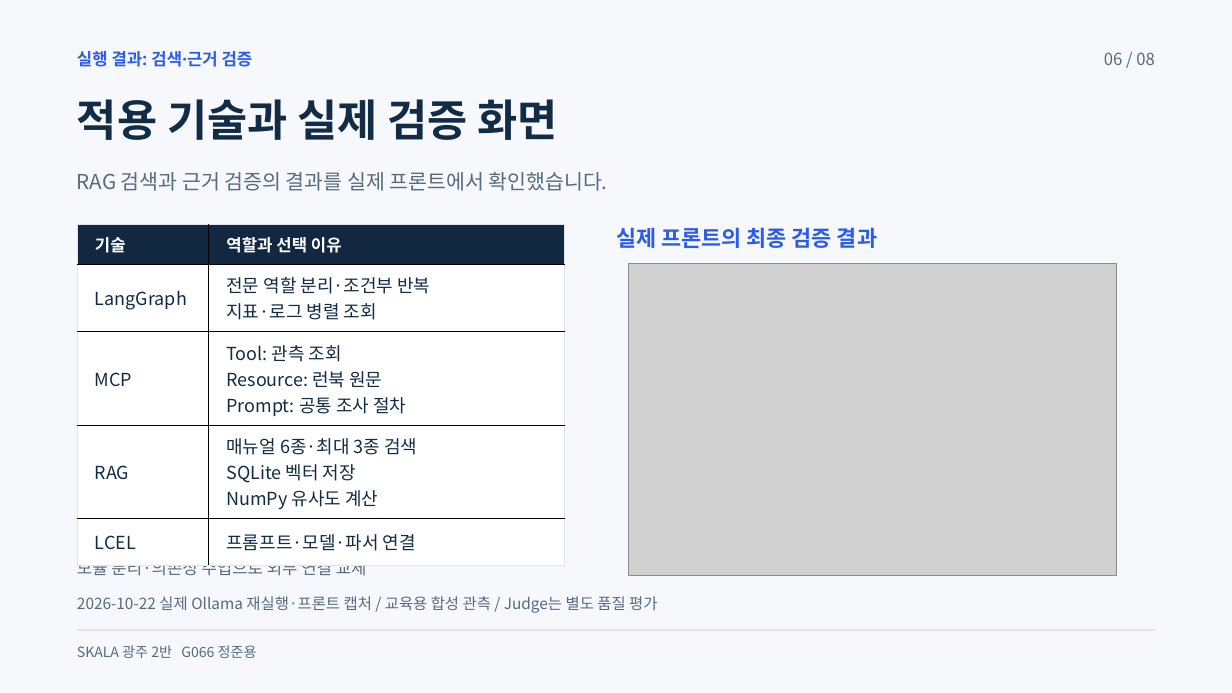
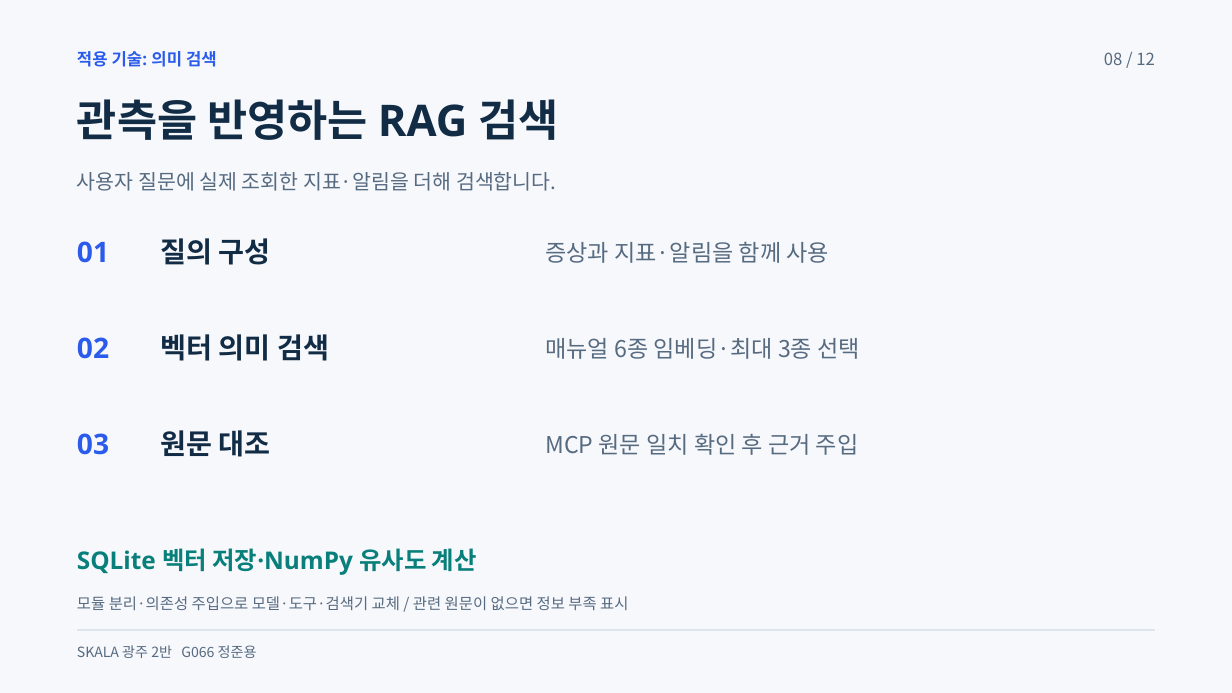
Before and after one commit to beshurl/skala-ai-mini-project, a slide deck: slide 8 of doc/presentation/운영진단_에이전트_5분발표.pptx (slide 6 before the commit). Drawn at 1232x693 pixels with LibreOffice and Linux fonts; fonts in the diff are those of the drawing; grey boxes stand for pictures. Boxes give left, top, right and bottom in pixels: in the first picture for what was removed or moved away, otherwise in the second. Text is boxed around its words. In the diff, an @@ line names an element or a change of style, - is before the commit and + after.

```diff
--- a/doc/presentation/운영진단_에이전트_5분발표.pptx
+++ b/doc/presentation/운영진단_에이전트_5분발표.pptx
@@ text at <box>77,51,217,67</box>: text changed @@
-실행 결과: 검색·근거 검증
+적용 기술: 의미 검색
@@ text at <box>1104,52,1155,65</box>: text changed @@
-06 / 08
+08 / 12
@@ text at <box>77,99,559,140</box>: text changed @@
-적용 기술과 실제 검증 화면
+관측을 반영하는 RAG 검색
@@ text at <box>77,172,556,191</box>: text changed @@
-RAG 검색과 근거 검증의 결과를 실제 프론트에서 확인했습니다.
+사용자 질문에 실제 조회한 지표·알림을 더해 검색합니다.
@@ table removed at <box>77,225,565,555</box>, 5 rows, 2 columns @@
-기술 | 역할과 선택 이유
-LangGraph | 전문 역할 분리·조건부 반복 / 지표·로그 병렬 조회
-MCP | Tool: 관측 조회 / Resource: 런북 원문 / Prompt: 공통 조사 절차
-RAG | 매뉴얼 6종·최대 3종 검색 / SQLite 벡터 저장 / NumPy 유사도 계산
-LCEL | 프롬프트·모델·파서 연결
@@ text at <box>160,238,271,265</box>: text changed; size 19.5 to 33 pt; font Noto Sans CJK KR to Noto Sans; text colour #566A80 to #122C46; bold on @@
-모듈 분리·의존성 주입으로 외부 연결 교체
+질의 구성
@@ text removed at <box>616,227,877,248</box> @@
-실제 프론트의 최종 검증 결과
@@ text added at <box>77,241,109,263</box>, 33 pt, text #2B5BEB, bold @@
+01
@@ text added at <box>545,241,829,263</box>, 27 pt, text #566A80 @@
+증상과 지표·알림을 함께 사용
@@ picture removed at <box>629,263,1117,575</box> @@
@@ text added at <box>77,337,109,359</box>, 33 pt, text #2B5BEB, bold @@
+02
@@ text added at <box>160,334,329,361</box>, 33 pt, text #122C46, bold @@
+벡터 의미 검색
@@ text added at <box>545,338,860,359</box>, 27 pt, text #566A80 @@
+매뉴얼 6종 임베딩·최대 3종 선택
@@ text added at <box>77,433,109,455</box>, 33 pt, text #2B5BEB, bold @@
+03
@@ text added at <box>160,430,271,457</box>, 33 pt, text #122C46, bold @@
+원문 대조
@@ text added at <box>545,433,859,455</box>, 27 pt, text #566A80 @@
+MCP 원문 일치 확인 후 근거 주입
@@ text added at <box>77,548,477,575</box>, 28.5 pt, text #087F7A, bold @@
+SQLite 벡터 저장·NumPy 유사도 계산
@@ text at <box>77,596,628,610</box>: text changed @@
-2026-10-22 실제 Ollama 재실행·프론트 캡처 / 교육용 합성 관측 / Judge는 별도 품질 평가
+모듈 분리·의존성 주입으로 모델·도구·검색기 교체 / 관련 원문이 없으면 정보 부족 표시
```
Also in this commit, not shown: 6 other slides changed, 4 slides added, 7 other files.
